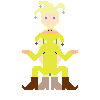
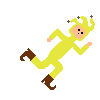
Two versions of the same layered image (100x100). Layer-by-layer changes:
showed "Run", painted on it over [20, 15, 95, 90]
hid "Juggle" over [22, 29, 78, 90]
hid "Still" over [33, 1, 67, 90]
